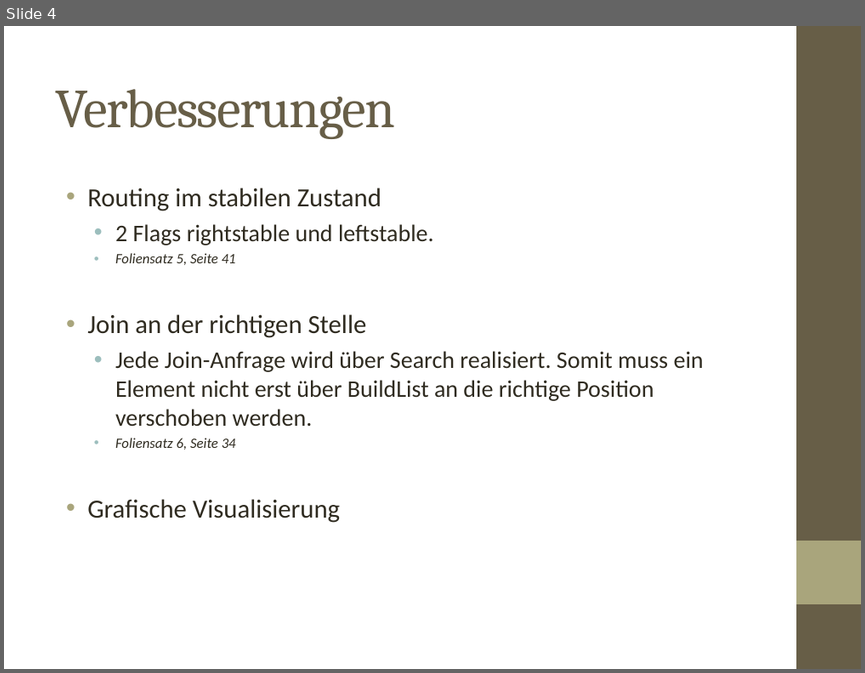
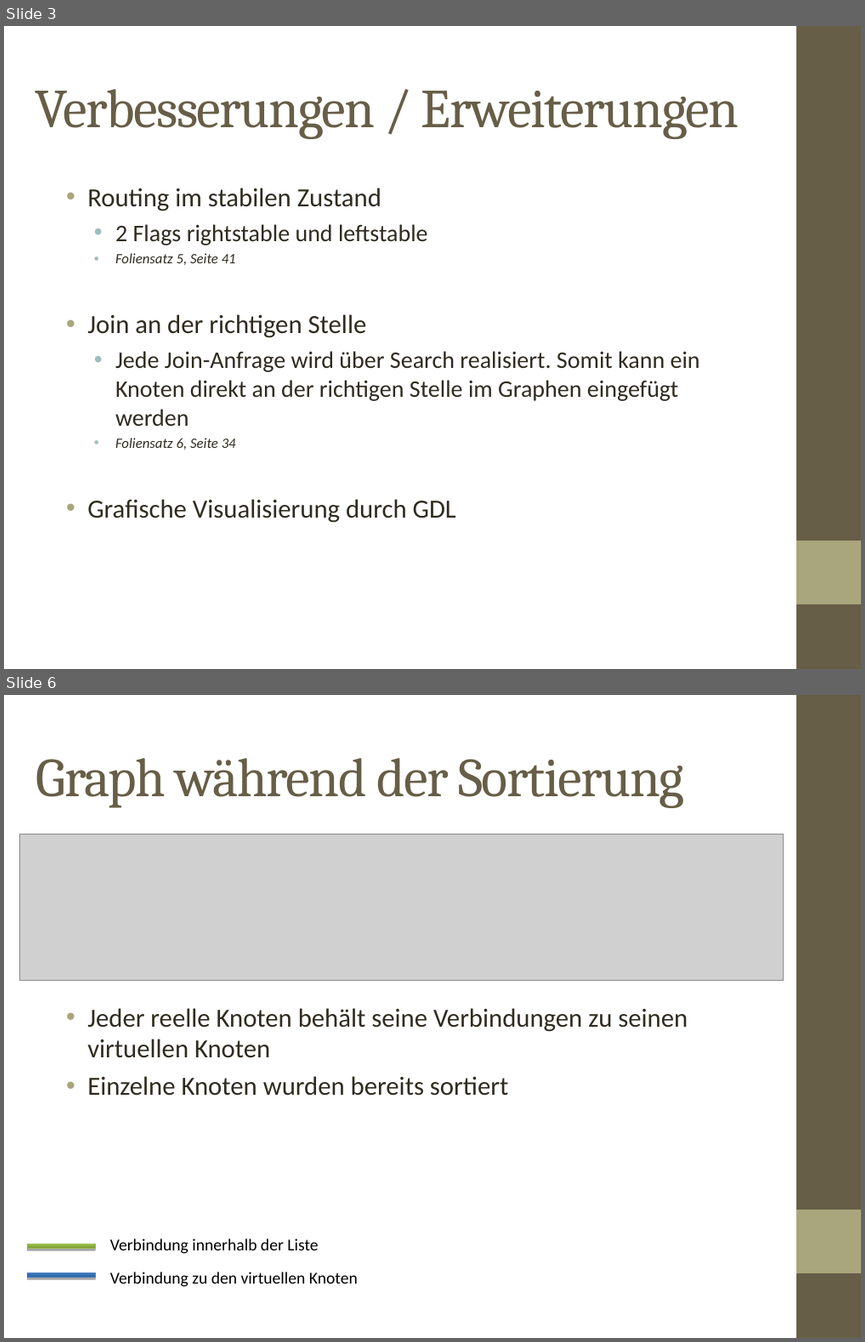
Before and after one commit to kiudee/VAHD-Projekt, a slide deck: Verteilte Hashtabelle.odp. Shown one above the other, each under a label of ours: slide 4 before the commit, slides 3 and 6 after it; the slides between them are not shown. The pictures are 865x673 and 865x1342 pixels, drawn with LibreOffice and Linux fonts; fonts in the diff are those of the drawing; grey boxes stand for pictures. Boxes give left, top, right and bottom in pixels: in the first picture for what was removed or moved away, otherwise in the second. Text is boxed around its words. In the diff, an @@ line names an element or a change of style, - is before the commit and + after.

```diff
--- a/Verteilte Hashtabelle.odp
+++ b/Verteilte Hashtabelle.odp
@@ slide 6 added at (4, 695, 861, 1338), background #FFFFFF; not listed: 2 template elements that a slide beside it also shows @@
@@ title added at (36, 758, 684, 808), 46 pt, text #675E47 @@
+Graph während der Sortierung
@@ picture added at (20, 834, 783, 980) @@
@@ text added at (87, 1008, 687, 1095), 22 pt, text #2F2B20 @@
+• Jeder reelle Knoten behält seine Verbindungen zu seinen virtuellen Knoten
+• Einzelne Knoten wurden bereits sortiert
@@ freeform shape added at (28, 1243, 96, 1247), fill gradient #769535 to #9BC348, outline #98B954 0.74 pt @@
@@ text added at (110, 1238, 318, 1253), 14 pt, text #000000 @@
+Verbindung innerhalb der Liste
@@ freeform shape added at (28, 1272, 96, 1276), fill gradient #2C5D98 to #3C7BC7, outline #4A7EBB 0.74 pt @@
@@ text added at (110, 1271, 358, 1287), 14 pt, text #000000 @@
+Verbindung zu den virtuellen Knoten
@@ what was slide 4 is now slide 3 @@
@@ slide 3 changed as well @@
@@ title at (35, 89, 739, 139): text changed @@
-Verbesserungen
+Verbesserungen / Erweiterungen
@@ text at (115, 224, 428, 245): text changed @@
-  • 2 Flags rightstable und leftstable.
+  • 2 Flags rightstable und leftstable
@@ text at (115, 351, 700, 426): text changed @@
-  • Jede Join-Anfrage wird über Search realisiert. Somit muss ein Element nicht erst über BuildList an die richtige Position verschoben werden.
+  • Jede Join-Anfrage wird über Search realisiert. Somit kann ein Knoten direkt an der richtigen Stelle im Graphen eingefügt werden
@@ text at (87, 499, 456, 522): text changed @@
-• Grafische Visualisierung
+• Grafische Visualisierung durch GDL
```
Also in this commit, not shown: 2 other slides changed, 4 other slides added, 3 slides removed, 1 other file.
